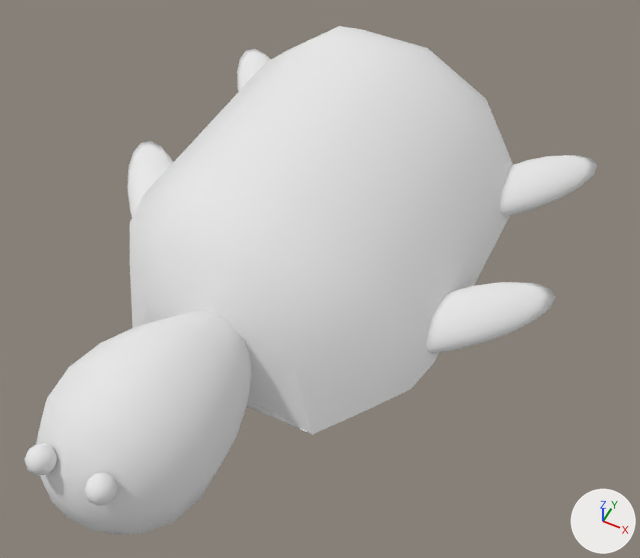
The OBJ model Graficas/models/turtle/turtle.obj: old version first, new version second.
One viewpoint serves both versions: a 50 mm lens placed at (124.0, -254.0, 280.0), pointed at (17.0, -41.0, 13.0). Every picture has the same lights, and +X, +Y and +Z are marked at lower right. Where no turn or scale is listed for an object, it has been applied to the vertices.

Before the edit, the objects in view are built like this:
```python
ob_000_sphere_2 = bpy.data.objects.new('000_Sphere_2', me_000_sphere_2)
ob_000_sphere_2.location = (0.0, 0.0, 0.0)
ob_002_sphere_1 = bpy.data.objects.new('002_Sphere_1', me_002_sphere_1)
ob_002_sphere_1.location = (0.0, 0.0, 0.0)
ob_003_sphere = bpy.data.objects.new('003_Sphere', me_003_sphere)
ob_003_sphere.location = (0.0, 0.0, 0.0)
ob_004_sphere = bpy.data.objects.new('004_Sphere', me_004_sphere)
ob_004_sphere.location = (0.0, 0.0, 0.0)
ob_005_sphere = bpy.data.objects.new('005_Sphere', me_005_sphere)
ob_005_sphere.location = (0.0, 0.0, 0.0)
ob_006_sphere = bpy.data.objects.new('006_Sphere', me_006_sphere)
ob_006_sphere.location = (0.0, 0.0, 0.0)
ob_008_capsule___baked = bpy.data.objects.new('008_Capsule_-_baked', me_008_capsule___baked)
ob_008_capsule___baked.location = (0.0, 0.0, 0.0)
# also in view: '001_Sphere_3' at (-11.0, -170.0, 47.0)
```
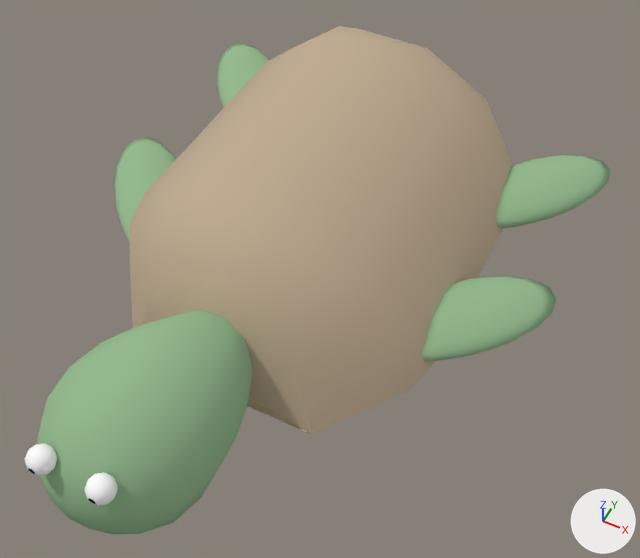
The edits, one by one:
Material 'Sphere material 5_437cdec9-c20f-4f87-afc9-d30a4966b382' (mat_sphere_material_5_437cdec9_c20f_4f87_afc9_d30a4966b382) changes colour from white #e7e7e7 to green #94ba8e; in linear values from (0.8, 0.8, 0.8) to (0.298, 0.49, 0.271).
Material 'Sphere material_d3963915-40a0-4126-ab0d-4aa3a94f22ab' (mat_sphere_material_d3963915_40a0_4126_ab0d_4aa3a94f22ab) changes colour from white #e7e7e7 to green #94ba8e; in linear values from (0.8, 0.8, 0.8) to (0.298, 0.49, 0.271).
Material 'Sphere material 3_a251a98b-fe9a-4432-8c8b-d085fe2e07e7' (mat_sphere_material_3_a251a98b_fe9a_4432_8c8b_d085fe2e07e7) changes colour from white #e7e7e7 to green #94ba8e; in linear values from (0.8, 0.8, 0.8) to (0.298, 0.49, 0.271).
Material 'Sphere material 1_1bcb1a58-5043-4bea-b1e9-9c923d5f6198' (mat_sphere_material_1_1bcb1a58_5043_4bea_b1e9_9c923d5f6198) changes colour from white #e7e7e7 to green #94ba8e; in linear values from (0.8, 0.8, 0.8) to (0.298, 0.49, 0.271).
Material 'Sphere material 2_91cfb162-d37b-45c9-bfbe-21e019f48a6b' (mat_sphere_material_2_91cfb162_d37b_45c9_bfbe_21e019f48a6b) changes colour from white #e7e7e7 to green #94ba8e; in linear values from (0.8, 0.8, 0.8) to (0.298, 0.49, 0.271).
Material 'Capsule material_2e3b4244-182d-4f5d-8907-633e4353b8a4' (mat_capsule_material_2e3b4244_182d_4f5d_8907_633e4353b8a4) changes colour from white #e7e7e7 to beige #bfab91; in linear values from (0.8, 0.8, 0.8) to (0.522, 0.408, 0.282).
me_003_sphere has 92 vertices, 100 faces and spans x 44.9..104.4, y -59.3..0.0, z -0.6..13.1.
me_003_sphere is used by ob_003_sphere; location (0.0, 0.0, 0.0).
me_003_sphere part 1: the whole mesh is multiplied about its middle by the matrix ((1.153, -0.153, -0.027), (-0.153, 1.153, 0.027), (-0.027, 0.027, 1.005)), then moved by (0.1, -0.1, 0.0).
me_004_sphere has 92 vertices, 100 faces and spans x 43.7..98.9, y 22.2..85.9, z -0.5..13.4.
me_004_sphere is used by ob_004_sphere; location (0.0, 0.0, 0.0).
me_004_sphere part 2: the whole mesh is multiplied about its middle by the matrix ((1.165, -0.138, -0.026), (-0.138, 1.115, 0.022), (-0.026, 0.022, 1.004)), then moved by (5.7, 0.4, -0.3).
me_005_sphere has 92 vertices, 100 faces and spans x -95.9..-39.9, y -60.6..1.2, z -0.4..15.4.
me_005_sphere is used by ob_005_sphere; location (0.0, 0.0, 0.0).
me_005_sphere part 3: the whole mesh is multiplied about its middle by the matrix ((1.162, 0.143, 0.007), (0.143, 1.126, 0.006), (0.007, 0.006, 1.0)), then moved by (-3.4, 1.0, 0.3).
me_006_sphere has 92 vertices, 100 faces and spans x -88.3..-32.3, y 25.1..87.0, z 0.9..16.7.
me_006_sphere is used by ob_006_sphere; location (0.0, 0.0, 0.0).
me_006_sphere part 4: the whole mesh is multiplied about its middle by the matrix ((1.16, 0.142, 0.007), (0.142, 1.125, 0.006), (0.007, 0.006, 1.0)), then moved by (-8.4, 0.6, 0.6).

What differs and where, as boxes [x1, y1, x2, y2] in the pictures (640 x 558 px):
'008_Capsule_-_baked', recoloured (white to beige)
    both: [130, 26, 513, 435]
'002_Sphere_1', recoloured (white to green)
    both: [36, 310, 252, 535]
'003_Sphere', recoloured, reshaped (white to green, 18% taller)
    before: [426, 282, 555, 354]
    after: [422, 276, 556, 361]
'004_Sphere', recoloured, reshaped (white to green)
    before: [500, 155, 597, 217]
    after: [496, 155, 610, 228]
'005_Sphere', recoloured, reshaped (white to green)
    before: [127, 141, 173, 217]
    after: [114, 137, 175, 243]
'006_Sphere', recoloured, reshaped
    before: [237, 49, 271, 91]
    after: [217, 43, 269, 108]
